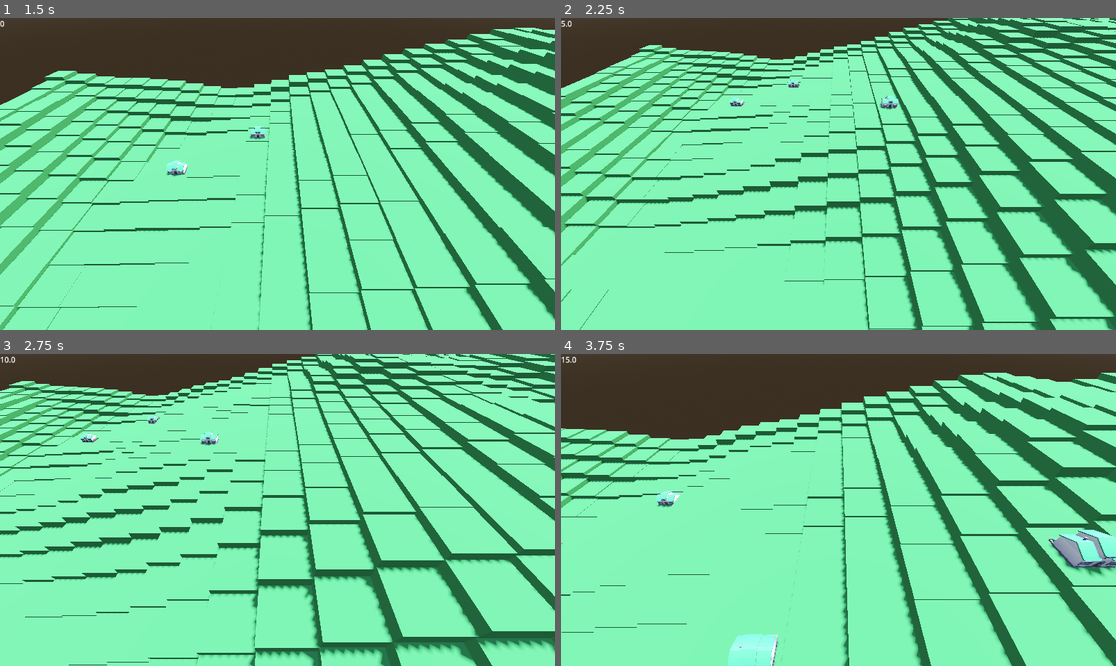
Above: before the commit, frames 1-4 (two rows, left to right).
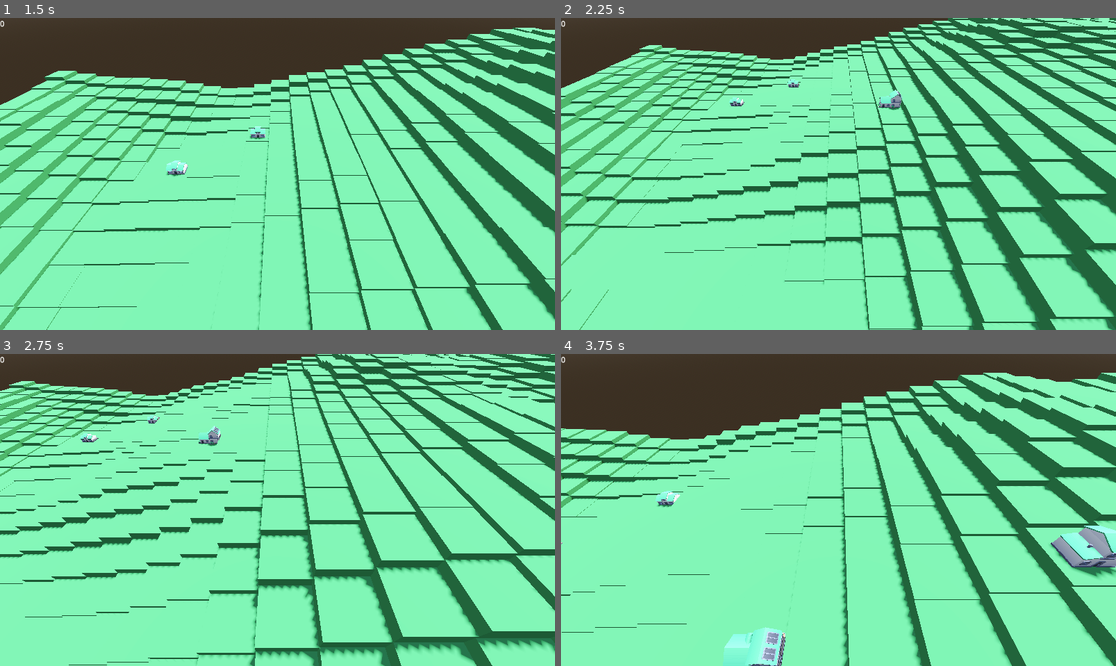
Above: after the commit, the same moments.

Repository: SnappyTheKing/Science-City-builder
Game: Godot game, scene res://Scenes/Game.tscn
The game is run twice, just before and just after one commit, with the same random seed, the same clock (stepped at 60 frames per second) and the same inputs.
Inputs (mouse positions are in pixels of both pictures, inside the frame that each line leads up to):
- Up to frame 1 (1.5 s): tap Enter at 0.5 s; move the mouse to (399, 158) at 0.52 s; hold D (right) 0.53-1.28 s; click (399, 158) at 0.67 s; move the mouse to (166, 189) at 1.27 s; hold S (backwards) from 1.28 s (still down); click (166, 189) at 1.42 s
- Up to frame 2 (2.25 s): move the mouse to (894, 105) at 2.02 s; release S (backwards) at 2.03 s; hold D (right) from 2.03 s (still down); click (894, 105) at 2.17 s
- Up to frame 3 (2.75 s): keep holding D (right)
- Up to frame 4 (3.75 s): move the mouse to (810, 572) at 2.77 s; release D (right) at 2.78 s; hold W (forwards) 2.78-3.53 s; click (810, 572) at 2.92 s; move the mouse to (1005, 556) at 3.52 s; hold A (left) from 3.53 s (still down); click (1005, 556) at 3.67 s

Frame 1 is identical in both runs. In frame 2, 0.2% of the frame differs, in the area x 0-62%, y 0-30%; in frame 3, 0.2%; in frame 4, 1.4%, in the area x 0-100%, y 0-100%.

Commit message:
random house models

Diff:
--- a/science-game/Scenes/Tile.tscn
+++ b/science-game/Scenes/Tile.tscn
@@ -1,6 +1,10 @@
-[gd_scene load_steps=5 format=3 uid="uid://pkyo6bj8p7qp"]
+[gd_scene load_steps=9 format=3 uid="uid://pkyo6bj8p7qp"]
 
 [ext_resource type="Script" uid="uid://cqcnaoyiiub4c" path="res://Scenes/tile.gd" id="1_t0yj4"]
+[ext_resource type="PackedScene" uid="uid://jqxpr1dvby85" path="res://Assets/GLB format/building-type-a.glb" id="2_er2vu"]
+[ext_resource type="PackedScene" uid="uid://cn6iyfnf6g0sv" path="res://Assets/GLB format/building-type-b.glb" id="3_bk6am"]
+[ext_resource type="PackedScene" uid="uid://j2dbytirifld" path="res://Assets/GLB format/building-type-c.glb" id="4_jvlbh"]
+[ext_resource type="PackedScene" uid="uid://2xa3mckvfvgd" path="res://Assets/GLB format/building-type-d.glb" id="5_6r1mx"]
 
 [sub_resource type="StandardMaterial3D" id="StandardMaterial3D_t0yj4"]
 albedo_color = Color(0.25318366, 0.59128684, 0.3376795, 1)
@@ -12,6 +16,7 @@
 
 [node name="Tile" type="Node3D"]
 script = ExtResource("1_t0yj4")
+house_options = Array[PackedScene]([ExtResource("2_er2vu"), ExtResource("3_bk6am"), ExtResource("4_jvlbh"), ExtResource("5_6r1mx")])
 
 [node name="Building" type="Node3D" parent="."]
 transform = Transform3D(0.5, 0, 0, 0, 0.5, 0, 0, 0, 0.5, 0, 0, 0)
--- a/science-game/Scenes/label.gd
+++ b/science-game/Scenes/label.gd
@@ -1,4 +1,4 @@
 extends Label
 
-func _process(delta):
+func _process(_delta):
 	text =  str(Global.money)
--- a/science-game/Scenes/tile.gd
+++ b/science-game/Scenes/tile.gd
@@ -1,6 +1,7 @@
 extends Node3D
 
-var house = preload("res://house.tscn")
+@export var house_options: Array[PackedScene]
+
 
 func _ready() -> void:
 	pass
@@ -12,7 +13,7 @@
 			assign_type()
 
 func assign_type():
-	var h = house.instantiate()
+	var h = house_options[randi_range(0, len(house_options)-1)].instantiate()
 	if($Building.get_child_count()):
 		$Building.get_child(0).queue_free()
 	$Building.add_child(h)
